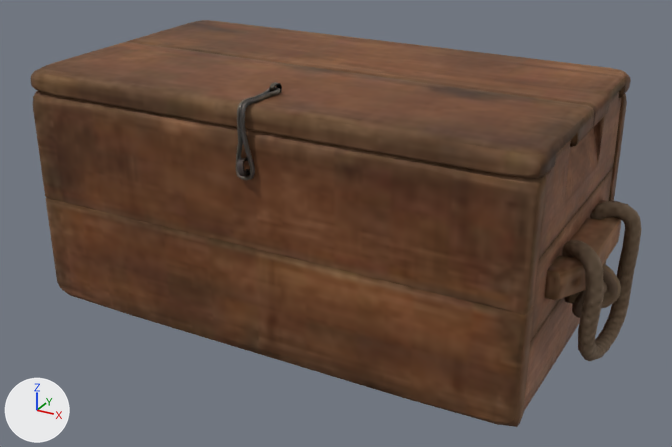
An edit to the glTF model cs-mobile/assets/models/p_wooden_crate_01.glb, drawn before and after from the same camera.
One viewpoint serves both versions: a 50 mm lens placed at (0.594, -1.062, 0.638), pointed at (0.021, -0.021, 0.118). Arrows for +X, +Y and +Z are at lower left; the lights stay in place. The older version comes first. Vertices at exactly the same position are counted once.

In view in the first picture: 'wooden_crate_01', 'wooden_crate_01_latch', 'wooden_crate_01_lid'.
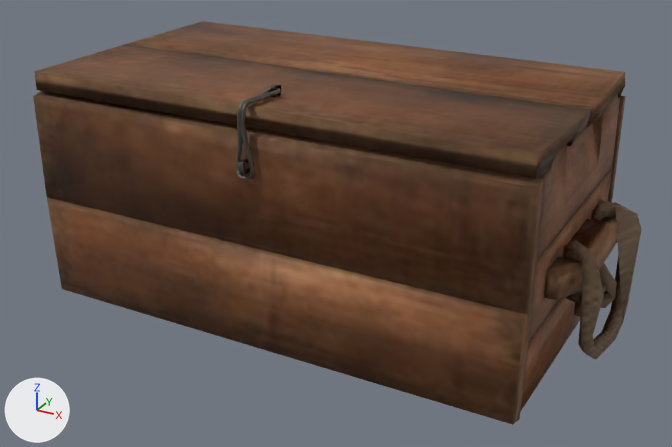
Where the change shows, as pixel boxes [x1, y1, x2, y2] in the pictures (672 x 447 px):
'wooden_crate_01', reshaped: before [33, 91, 642, 427]; after [33, 91, 642, 425]
'wooden_crate_01_lid', reshaped: before [31, 20, 631, 178]; after [34, 21, 625, 178]
part 1 of me_cube_005, deleted (brown): before [31, 20, 631, 178]
part 2 of me_cube_005, deleted: before [269, 82, 282, 93]
part 3 of me_cube_020, deleted (brown): before [33, 91, 642, 427]
part 4 of me_cube_020, deleted: before [237, 158, 250, 176]

Edits to the bpy script that builds the scene:
```text
Change me_cube_005:
    used by ob_wooden_crate_01_lid; location = (0.0, 0.0, 0.0)
    remove me_cube_005.from_pydata(...)  # 352 vertices, 692 faces; spans x -0.354..0.354, y -0.196..0.196, z 0.299..0.342
    add me_cube_005.from_pydata(...)  # 59 vertices, 106 faces; spans x -0.354..0.354, y -0.188..0.188, z 0.299..0.341
    me_cube_005 part 1: 268 vertices removed from x -0.354..0.354, y -0.196..0.196, z 0.299..0.329
    me_cube_005 part 2: 25 vertices removed from x -0.003..0.003, y -0.143..-0.125, z 0.334..0.342
Change me_cube_020:
    used by ob_wooden_crate_01; location = (0.0, 0.0, 0.0)
    remove me_cube_020.from_pydata(...)  # 2808 vertices, 5508 faces; spans x -0.413..0.413, y -0.213..0.195, z -0.008..0.314
    add me_cube_020.from_pydata(...)  # 362 vertices, 660 faces; spans x -0.412..0.412, y -0.212..0.193, z -0.006..0.314
    me_cube_020 part 3: 2422 vertices removed from x -0.413..0.413, y -0.195..0.195, z -0.008..0.314
    me_cube_020 part 4: 24 vertices removed from x -0.007..0.004, y -0.213..-0.203, z 0.245..0.267
```
